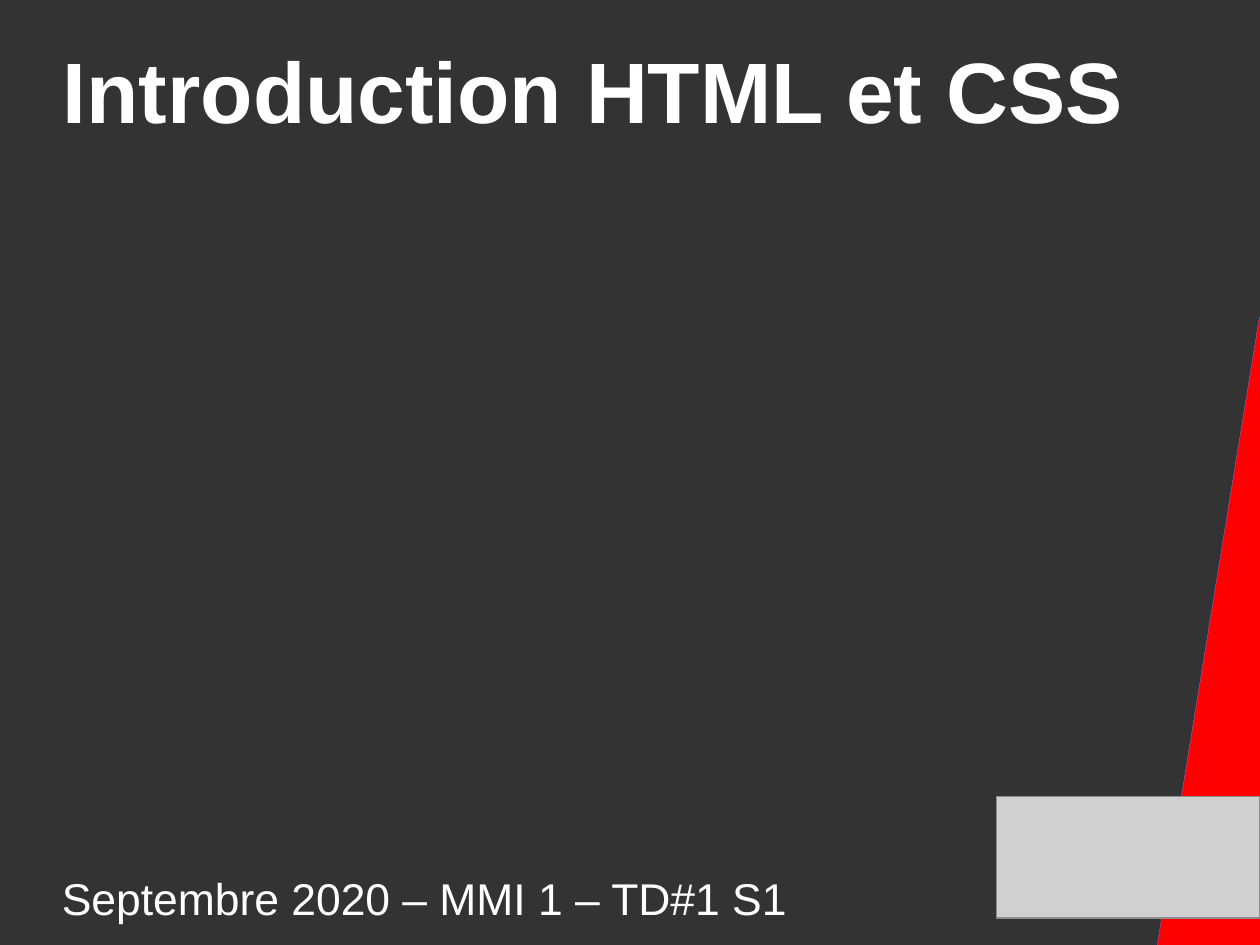
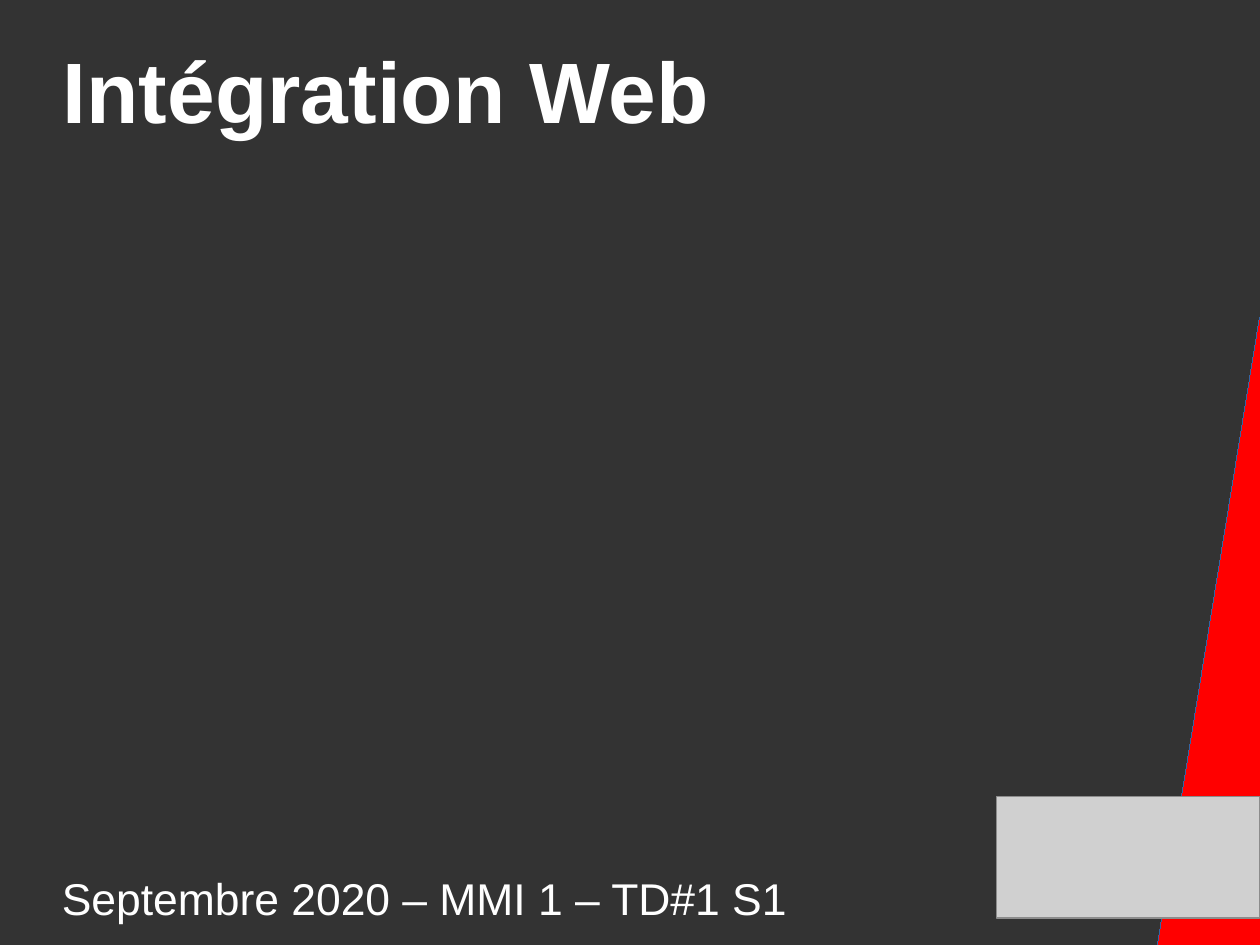
Before and after one commit to DanYellow/presentations, a slide deck: slide 1 of mmi/html/travaux-pratiques/numero-1/presentation.odp. Drawn at 1260x945 pixels with LibreOffice and Linux fonts; fonts in the diff are those of the drawing; grey boxes stand for pictures. Boxes give left, top, right and bottom in pixels: in the first picture for what was removed or moved away, otherwise in the second. Text is boxed around its words. In the diff, an @@ line names an element or a change of style, - is before the commit and + after.

```diff
--- a/mmi/html/travaux-pratiques/numero-1/presentation.odp
+++ b/mmi/html/travaux-pratiques/numero-1/presentation.odp
@@ title at [63,60,708,139]: text changed @@
-Introduction HTML et CSS
+Intégration Web
```
Also in this commit, not shown: 2 other slides changed, 1 slide added, 6 other files.
